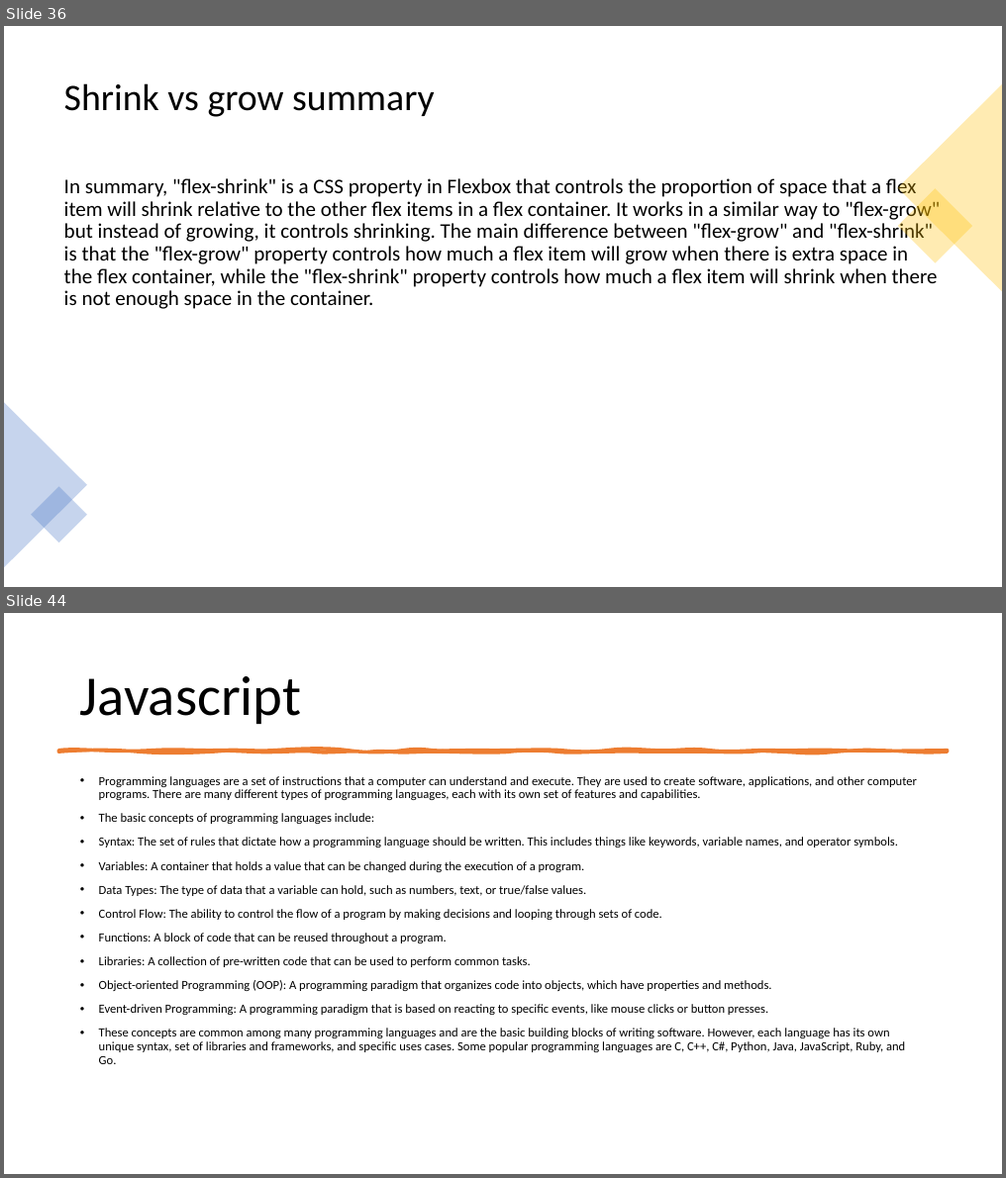
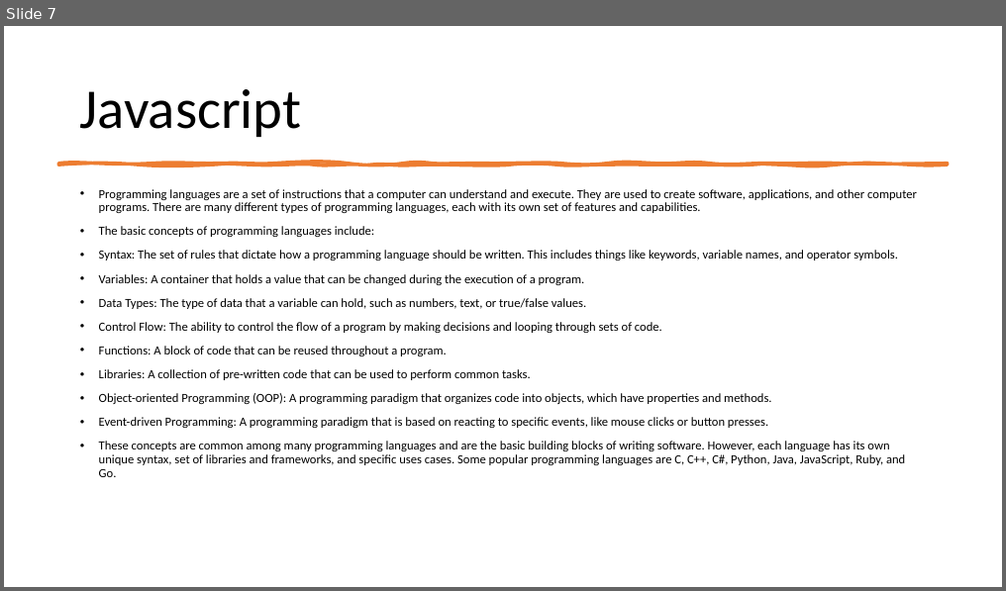
Before and after one commit to 1shaked/full-stack, a slide deck: 5ass/main5.pptx. Shown one above the other, each under a label of ours: slides 36 and 44 before the commit, slide 7 after it; the slides between them are not shown. The pictures are 1006x1178 and 1006x591 pixels, drawn with LibreOffice and Linux fonts; fonts in the diff are those of the drawing. Boxes give left, top, right and bottom in pixels: in the first picture for what was removed or moved away, otherwise in the second. Text is boxed around its words. In the diff, an @@ line names an element or a change of style, - is before the commit and + after.

```diff
--- a/5ass/main5.pptx
+++ b/5ass/main5.pptx
@@ slide 36 removed at (4,26,1002,587), background #FFFFFF @@
@@ title removed at (64,83,434,117) @@
-Shrink vs grow summary
@@ triangle removed at (898,84,1002,291) @@
@@ text removed at (64,175,940,309) @@
-In summary, "flex-shrink" is a CSS property in Flexbox that controls the proportion of space that a flex item will shrink relative to the other flex items in a flex container. It works in a similar way to "flex-grow" but instead of growing, it controls shrinking. The main difference between "flex-grow" and "flex-shrink" is that the "flex-grow" property controls how much a flex item will grow when there is extra space in the flex container, while the "flex-shrink" property controls how much a flex item will shrink when there is not enough space in the container.
@@ rectangle removed at (898,188,973,264) @@
@@ triangle removed at (4,402,87,568) @@
@@ rectangle removed at (31,486,87,543) @@
@@ what was slide 44 is now slide 7 @@
```
Also in this commit, not shown: 1 slide changed, 19 slides added, 34 other slides removed, 27 other files.
